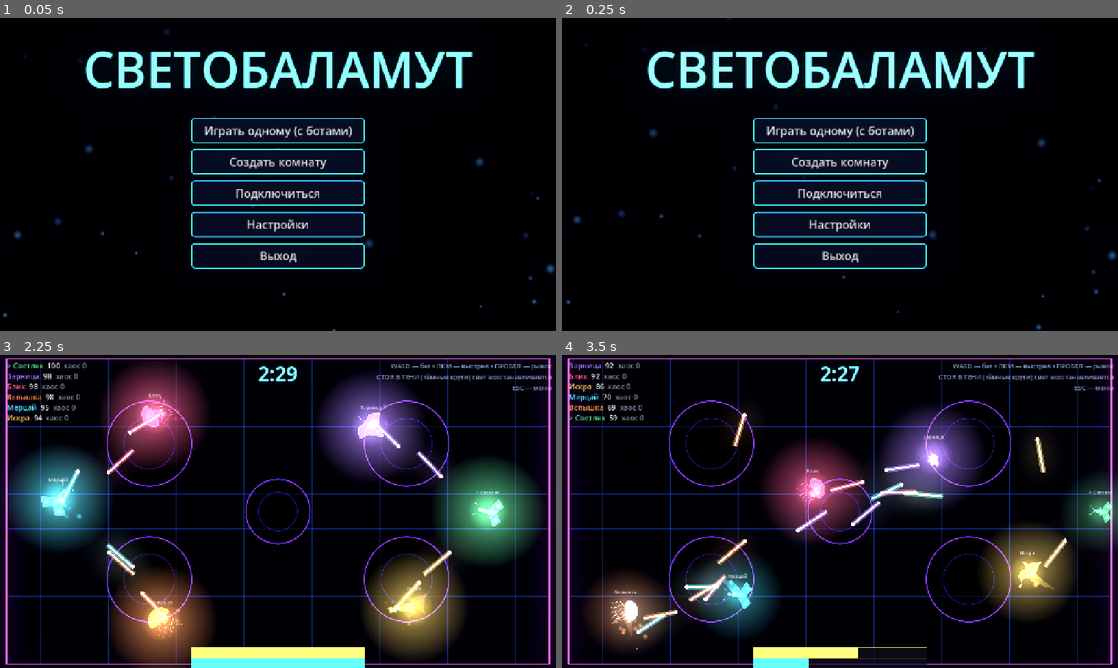
Above: before the commit, frames 1-4 (two rows, left to right).
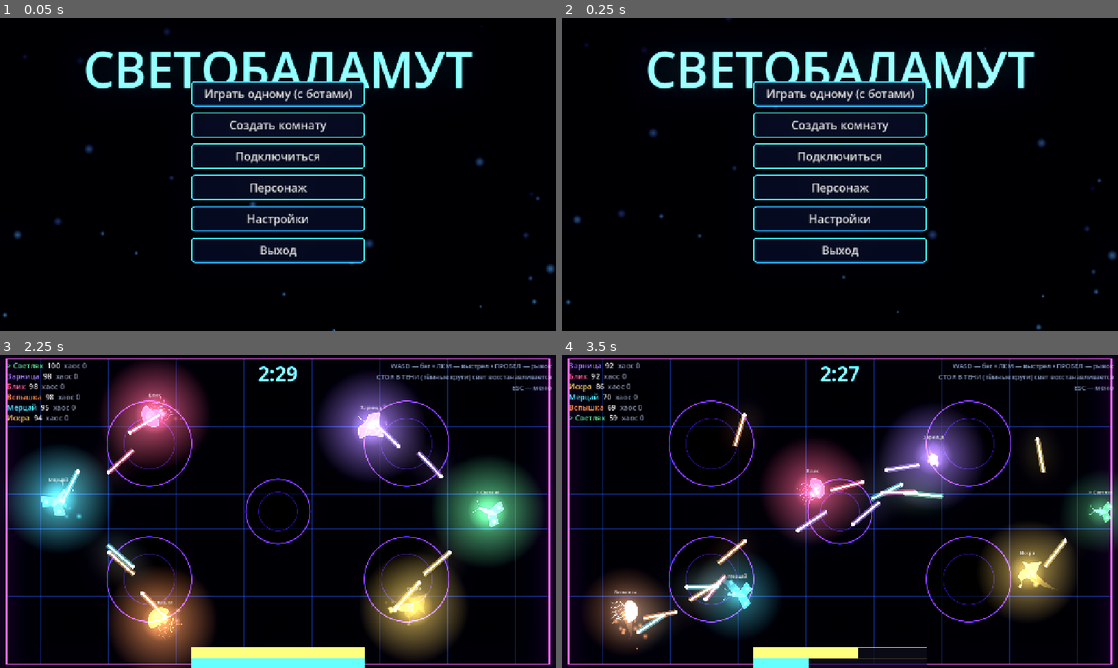
Above: after the commit, the same moments.

Repository: DvoreZZKy/svetobalamut
Game: Godot game, scene res://scenes/menu.tscn
Same seed, same stepped clock (60 frames per second), same inputs: the game is played once before the commit and once after it.
Inputs (mouse positions are in pixels of both pictures, inside the frame that each line leads up to):
- Up to frame 1 (0.05 s): no input
- Up to frame 2 (0.25 s): no input
- Up to frame 3 (2.25 s): click (278, 524) at 0.5 s, where only the run after the commit has a clickable "Персонаж"; click "Назад" (after the commit: "Сохранить и назад") at 1.25 s; click "Играть одному (с ботами)" at 2 s
- Up to frame 4 (3.5 s): tap Enter (restart) at 2.75 s; move the mouse to (962, 495) at 2.77 s; hold D (right) from 2.78 s (still down); hold Space (dash) from 2.78 s (still down); click (962, 495) at 2.92 s

The runs differ from the first frame. In frame 1, 9.2% of the frame differs, in the area x 34-66%, y 20-81%; in frame 2, 9.0%; in frame 3, 0.1%; in frame 4, nothing differs.

Commit message:
Add character profile customization menu

Diff:
--- a/scripts/menu.gd
+++ b/scripts/menu.gd
@@ -9,6 +9,12 @@
 var lobby_list: Label
 var lobby_info: Label
 var start_btn: Button
+var profile_preview: ColorRect
+var profile_info: Label
+var profile_color_btn: Button
+var profile_kind_btn: Button
+var profile_outfit_btn: Button
+var profile_hat_btn: Button
 
 
 func _ready() -> void:
@@ -31,6 +37,7 @@
 	_btn("Играть одному (с ботами)", main, func(): Sfx.play("click"); G.start_single())
 	_btn("Создать комнату", main, _on_host)
 	_btn("Подключиться", main, func(): Sfx.play("click"); _show("join"))
+	_btn("Персонаж", main, func(): Sfx.play("click"); _refresh_profile(); _show("profile"))
 	_btn("Настройки", main, func(): Sfx.play("click"); _show("settings"))
 	_btn("Выход", main, func(): get_tree().quit())
 
@@ -46,6 +53,32 @@
 	status.add_theme_font_size_override("font_size", 20)
 	join.add_child(status)
 	_btn("Назад", join, func(): _show("main"))
+
+	var profile := _box("profile")
+	_title(profile, "ТВОЙ ПЕРСОНАЖ")
+	profile_preview = ColorRect.new()
+	profile_preview.custom_minimum_size = Vector2(140, 92)
+	profile_preview.color = G.col(G.profile_color)
+	profile_preview.size_flags_horizontal = Control.SIZE_SHRINK_CENTER
+	profile.add_child(profile_preview)
+	profile_info = Label.new()
+	profile_info.horizontal_alignment = HORIZONTAL_ALIGNMENT_CENTER
+	profile_info.add_theme_font_size_override("font_size", 18)
+	profile.add_child(profile_info)
+	profile_color_btn = _btn("Цвет", profile, func():
+		G.profile_color = (G.profile_color + 1) % G.PROFILE_COLORS.size()
+		_refresh_profile())
+	profile_kind_btn = _btn("Персонаж", profile, func():
+		G.profile_kind = (G.profile_kind + 1) % 4
+		_refresh_profile())
+	profile_outfit_btn = _btn("Костюм", profile, func():
+		G.profile_outfit = (G.profile_outfit + 1) % 5
+		_refresh_profile())
+	profile_hat_btn = _btn("Шапка", profile, func():
+		G.profile_hat = (G.profile_hat + 1) % 5
+		_refresh_profile())
+	_btn("Сохранить и назад", profile, func(): G.save_settings(); _show("main"))
+	_refresh_profile()
 
 	var st := _box("settings")
 	_title(st, "Настройки")
@@ -132,12 +165,25 @@
 
 func _box(key: String) -> VBoxContainer:
 	var b := VBoxContainer.new()
-	b.position = Vector2(440, 230)
-	b.size = Vector2(400, 460)
+	b.position = Vector2(440, 145)
+	b.size = Vector2(400, 560)
 	b.add_theme_constant_override("separation", 14)
 	add_child(b)
 	boxes[key] = b
 	return b
+
+
+func _refresh_profile() -> void:
+	var colors := ["Неоновый голубой", "Розовый", "Золотой", "Фиолетовый", "Мятный", "Оранжевый", "Белый", "Маджента"]
+	var kinds := ["Светляк", "Капсула", "Призрак", "Кристалл"]
+	var outfits := ["Без костюма", "Броня", "Полосатый", "Неоновый", "Плащ"]
+	var hats := ["Без шапки", "Корона", "Кепка", "Рожки", "Ауреол"]
+	profile_preview.color = G.col(G.profile_color)
+	profile_color_btn.text = "Цвет: " + colors[G.profile_color]
+	profile_kind_btn.text = "Персонаж: " + kinds[G.profile_kind]
+	profile_outfit_btn.text = "Костюм: " + outfits[G.profile_outfit]
+	profile_hat_btn.text = "Шапка: " + hats[G.profile_hat]
+	profile_info.text = "%s • %s • %s" % [kinds[G.profile_kind], outfits[G.profile_outfit], hats[G.profile_hat]]
 
 
 func _show(key: String) -> void:
